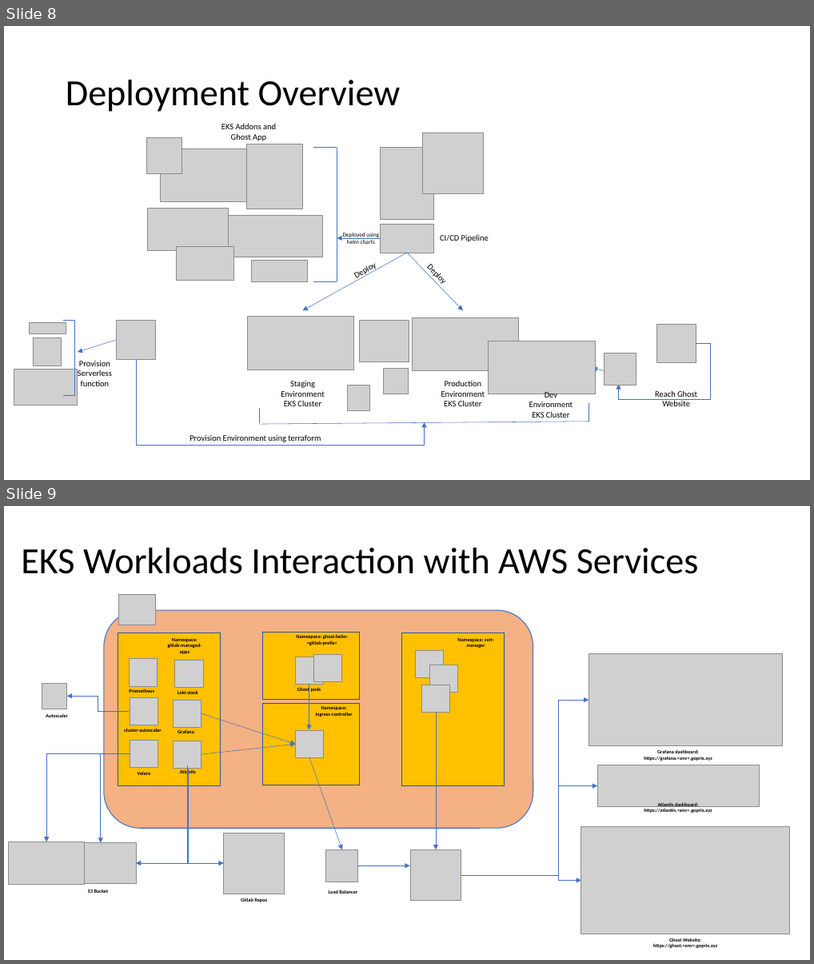
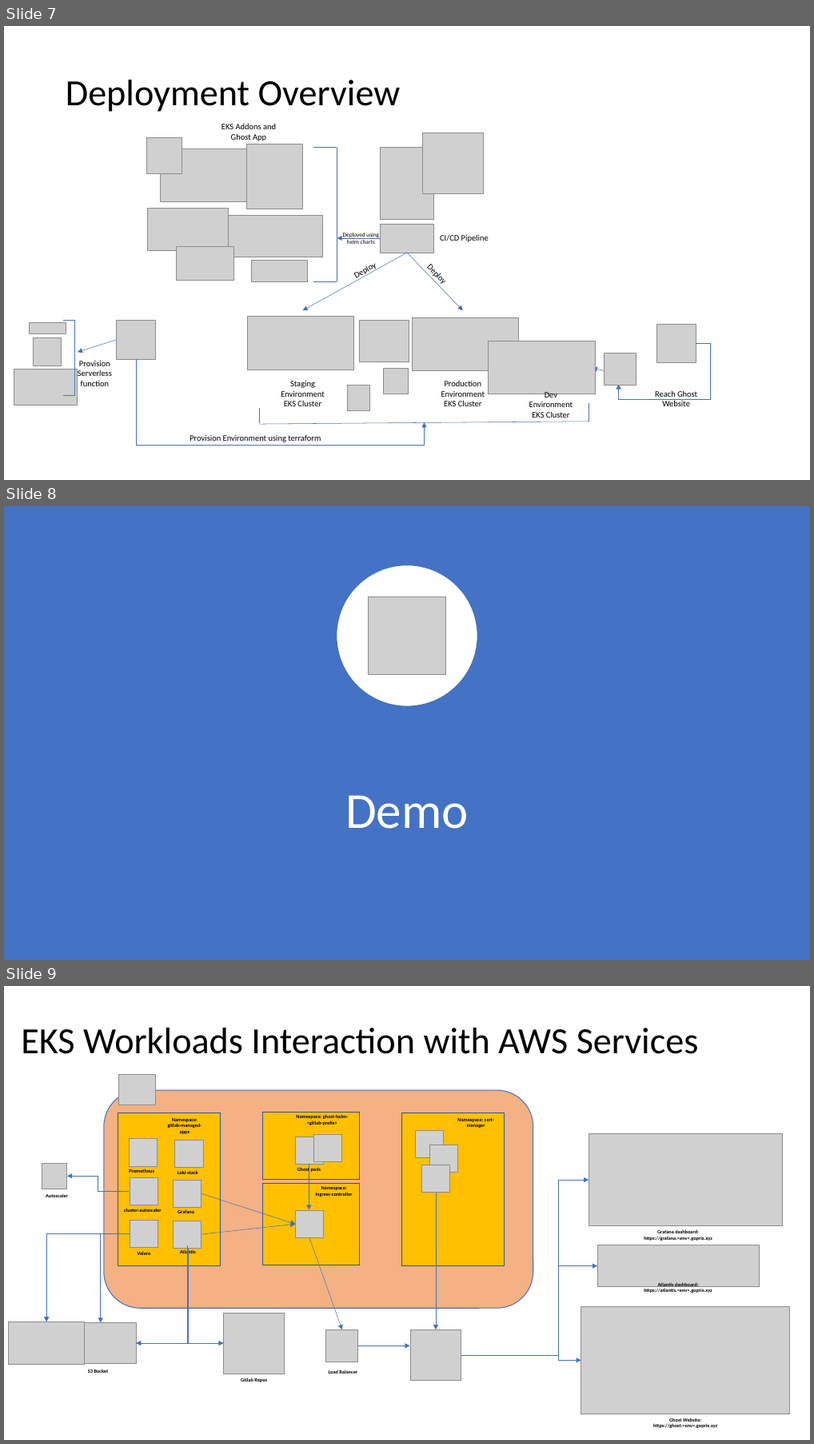
Before and after one commit to Iyad87/ghost-helm, a slide deck: ghost-ppt.pptx. Shown one above the other, each under a label of ours: slides 8 and 9 before the commit, slides 7, 8 and 9 after it. The pictures are 814x964 and 814x1444 pixels, drawn with LibreOffice and Linux fonts; fonts in the diff are those of the drawing; grey boxes stand for pictures. Boxes give left, top, right and bottom in pixels: in the first picture for what was removed or moved away, otherwise in the second. Text is boxed around its words. In the diff, an @@ line names an element or a change of style, - is before the commit and + after.

```diff
--- a/ghost-ppt.pptx
+++ b/ghost-ppt.pptx
@@ slide 8 added at bbox=[4, 506, 810, 960], background #FFFFFF @@
@@ rectangle added at bbox=[4, 506, 810, 960], fill #4472C4 @@
@@ ellipse added at bbox=[337, 564, 478, 706], fill #FFFFFF, outline #4472C4 1.5 pt @@
@@ picture added at bbox=[368, 596, 446, 675] @@
@@ title added at bbox=[346, 795, 469, 828], 60 pt, text #FFFFFF @@
+Demo
@@ what was slide 8 is now slide 7 @@
```
Also in this commit, not shown: 5 slides changed, 1 other slide added, 3 slides removed.
